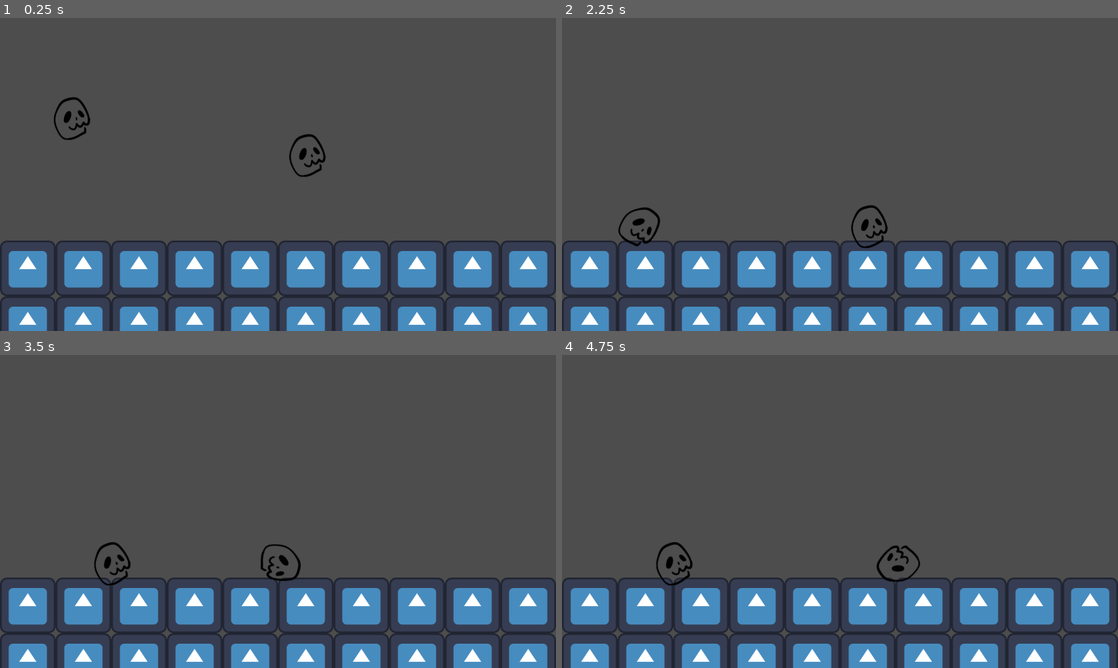
Above: before the commit, frames 1-4 (two rows, left to right).
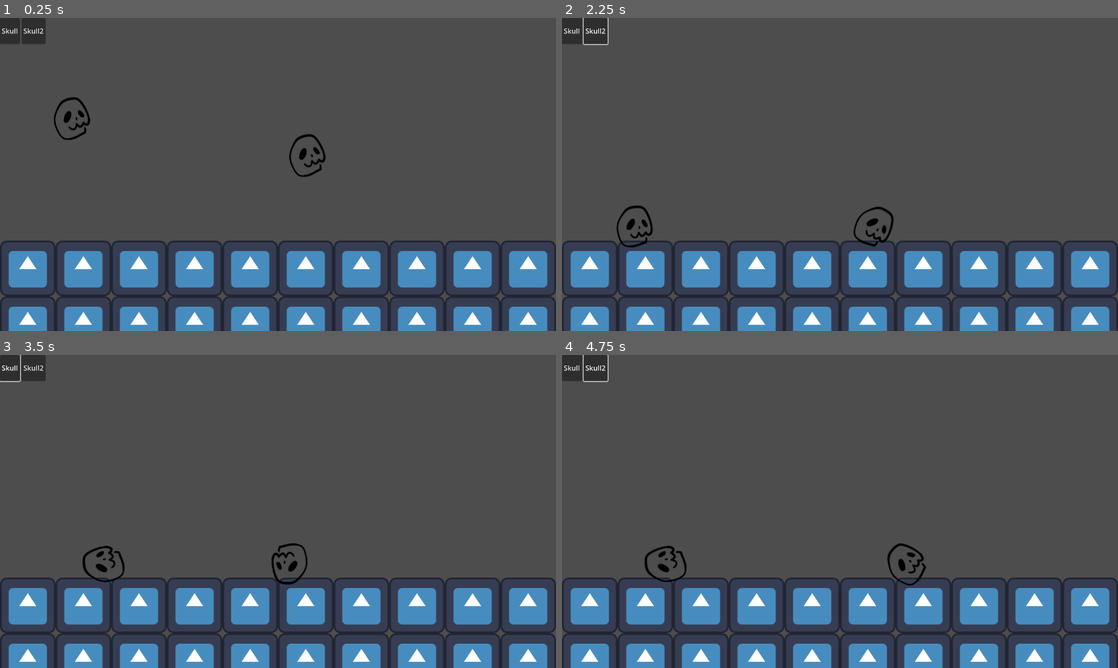
Above: after the commit, the same moments.

Repository: KettLovahr/ludum-dare-58
Game: Godot game, scene res://Scenes/Levels/01.tscn
Same seed, same stepped clock (60 frames per second), same inputs: the game is played once before the commit and once after it. The engine's default icon, where the game draws it, is replaced by a stand-in: a white triangle on a blue panel in a dark square.
Inputs (mouse positions are in pixels of both pictures, inside the frame that each line leads up to):
- Up to frame 1 (0.25 s): no input
- Up to frame 2 (2.25 s): click (573, 30) at 0.5 s, where only the run after the commit has a clickable "Skull"; click (595, 30) at 1.25 s, where only the run after the commit has a clickable "Skull2"; tap Enter at 2 s; move the mouse to (634, 227) at 2.02 s; hold Right (move_right) from 2.03 s (still down); click (634, 227) at 2.17 s
- Up to frame 3 (3.5 s): move the mouse to (305, 564) at 2.77 s; release Right (move_right) at 2.78 s; hold Left (move_left) from 2.78 s (still down); click (305, 564) at 2.92 s
- Up to frame 4 (4.75 s): move the mouse to (895, 442) at 3.52 s; release Left (move_left) at 3.53 s; hold Right (move_right) from 3.53 s (still down); click (895, 442) at 3.67 s; move the mouse to (812, 574) at 4.27 s; click (812, 574) at 4.42 s

The runs differ from the first frame. In frame 1, 0.6% of the frame differs, in the area x 0-9%, y 0-9%; in frame 2, 1.5%; in frame 3, 1.5%, in the area x 0-56%, y 0-74%; in frame 4, 1.5%.

Commit message:
Can now select with on-screen buttons and keybinds as well

Diff:
--- a/Scenes/Levels/01.tscn
+++ b/Scenes/Levels/01.tscn
@@ -1,7 +1,7 @@
 [gd_scene load_steps=6 format=4 uid="uid://yja10kwnqisd"]
 
 [ext_resource type="Texture2D" uid="uid://43q4pcvppvws" path="res://icon.svg" id="1_wi0lj"]
-[ext_resource type="Script" uid="uid://cd2wm64sra5ry" path="res://Scenes/Objects/Player/PlayerRoot.gd" id="2_cv17v"]
+[ext_resource type="PackedScene" uid="uid://bajlrrg5f56a2" path="res://Scenes/Objects/Player/PlayerRoot.tscn" id="2_cv17v"]
 [ext_resource type="PackedScene" uid="uid://bnichbfjk6ywa" path="res://Scenes/Objects/Player/Skull.tscn" id="2_rfhst"]
 
 [sub_resource type="TileSetAtlasSource" id="TileSetAtlasSource_cv17v"]
@@ -21,12 +21,10 @@
 tile_map_data = PackedByteArray("AAAAAAUAAQAAAAAAAAABAAUAAQAAAAAAAAACAAUAAQAAAAAAAAADAAUAAQAAAAAAAAAEAAUAAQAAAAAAAAAFAA …(240 unchanged characters)…
 tile_set = SubResource("TileSet_v8iqp")
 
-[node name="PlayerRoot" type="Node" parent="."]
-script = ExtResource("2_cv17v")
-metadata/_custom_type_script = "uid://cd2wm64sra5ry"
+[node name="PlayerRoot2" parent="." instance=ExtResource("2_cv17v")]
 
-[node name="Skull" parent="PlayerRoot" instance=ExtResource("2_rfhst")]
+[node name="Skull" parent="PlayerRoot2" instance=ExtResource("2_rfhst")]
 position = Vector2(166, 198)
 
-[node name="Skull2" parent="PlayerRoot" instance=ExtResource("2_rfhst")]
+[node name="Skull2" parent="PlayerRoot2" instance=ExtResource("2_rfhst")]
 position = Vector2(708, 283)
--- a/Scenes/Objects/Player/PlayerRoot.gd
+++ b/Scenes/Objects/Player/PlayerRoot.gd
@@ -2,20 +2,38 @@
 class_name PlayerRoot
 
 var selected: PlayerPart
+signal selection_changed(part: PlayerPart)
+
+var mapped_parts: Array[PlayerPart]
 
 func _ready():
 	for child in get_children():
 		if child is Skull:
 			child.select()
-			break
+		if child is PlayerPart:
+			create_button_for(child)
+
+func _process(delta):
+	for i in range(1, 7):
+		if Input.is_action_just_pressed("switch_%s" % [i]):
+			mapped_parts[i-1].select()
 
 func request_selection(part: PlayerPart):
 	if part.controllable and part in get_children():
 		selected = part
 		set_all_unselected()
 		part.selected = true
+		selection_changed.emit(part)
 
 func set_all_unselected():
 	for child in get_children():
 		if child is PlayerPart:
 			child.selected = false
+
+func create_button_for(part: PlayerPart):
+	mapped_parts.append(part)
+	var new_button: Button = Button.new()
+	new_button.text = part.name
+	new_button.pressed.connect(func(): part.select())
+	selection_changed.connect(func(np): pass) # define function for when own button is selected
+	$PlayerUICanvas/PlayerUI/PartsButtons.add_child(new_button)
--- a/Scenes/Objects/Player/PlayerRoot.tscn
+++ b/Scenes/Objects/Player/PlayerRoot.tscn
@@ -4,3 +4,19 @@
 
 [node name="PlayerRoot" type="Node"]
 script = ExtResource("1_xc0eg")
+
+[node name="PlayerUICanvas" type="CanvasLayer" parent="."]
+
+[node name="PlayerUI" type="Control" parent="PlayerUICanvas"]
+layout_mode = 3
+anchors_preset = 15
+anchor_right = 1.0
+anchor_bottom = 1.0
+grow_horizontal = 2
+grow_vertical = 2
+mouse_filter = 2
+
+[node name="PartsButtons" type="HBoxContainer" parent="PlayerUICanvas/PlayerUI"]
+layout_mode = 0
+offset_right = 360.0
+offset_bottom = 60.0
